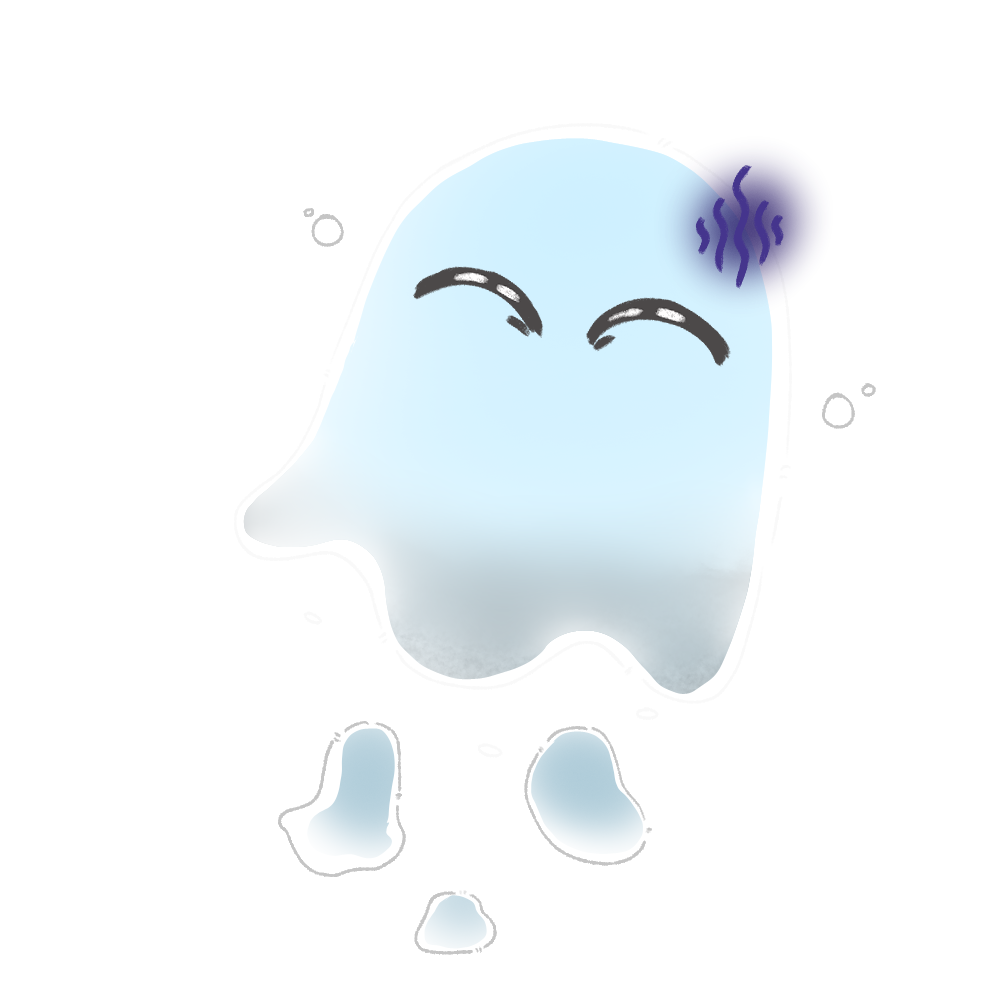
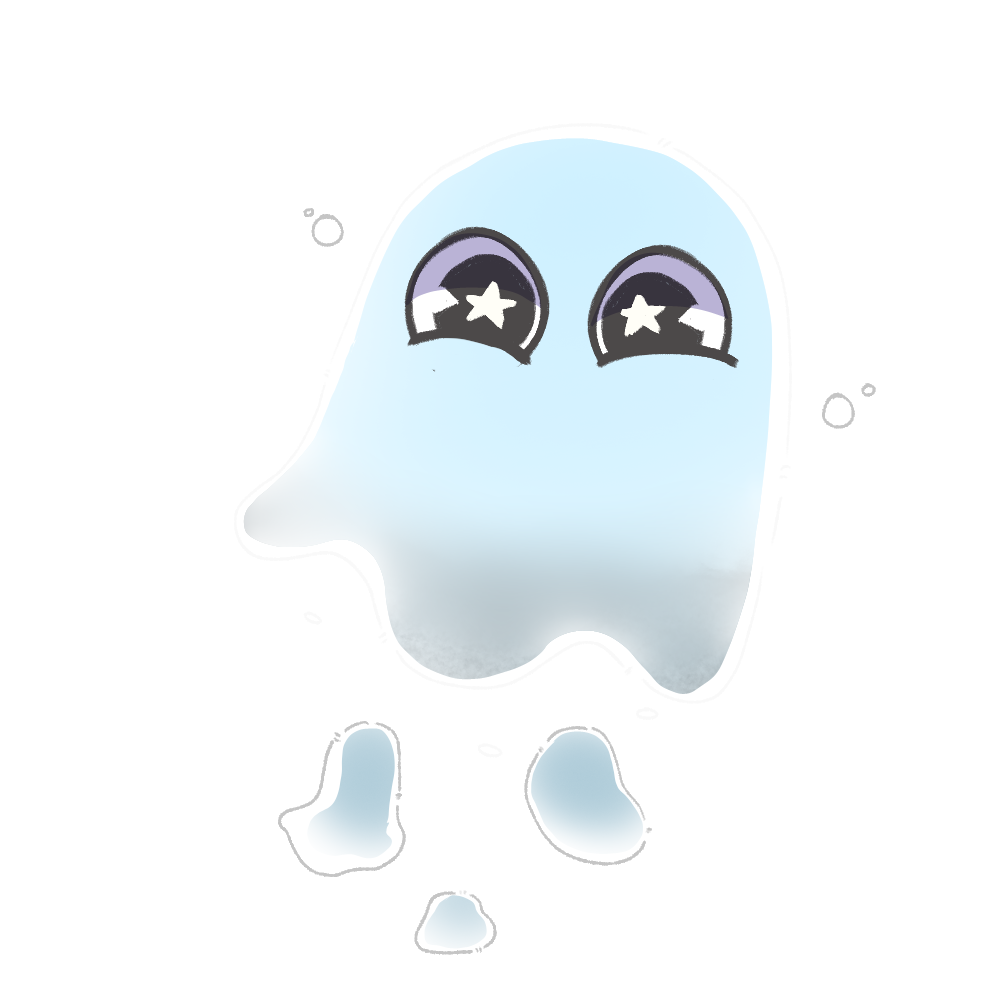
Layers edited between the first and the second 1000 x 1000 image:
showed group "Blush" (1st of 2) (2 layers) over [404, 229, 818, 380]
showed "Happy Eyes" over [404, 226, 739, 380]
hid "Haooy eyes 2" over [412, 266, 732, 367]
hid "Depress Swirl" over [654, 141, 829, 318]
